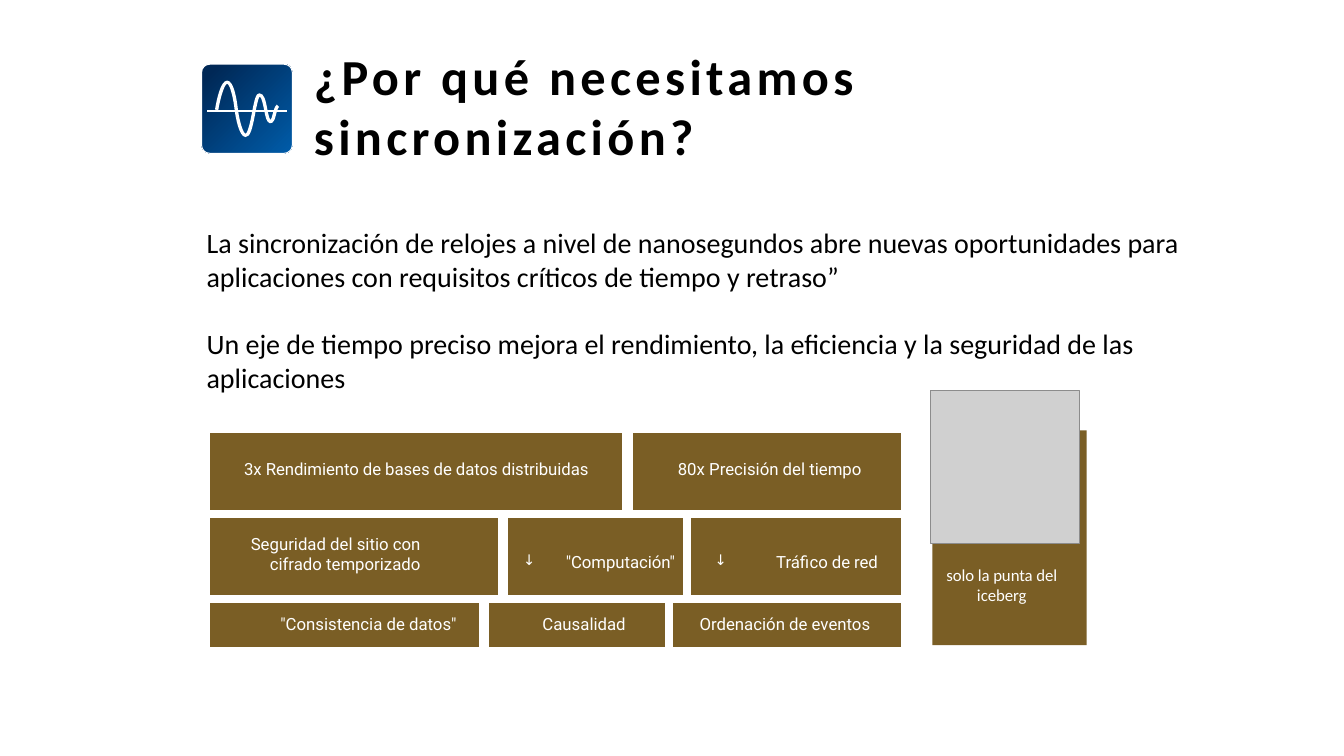
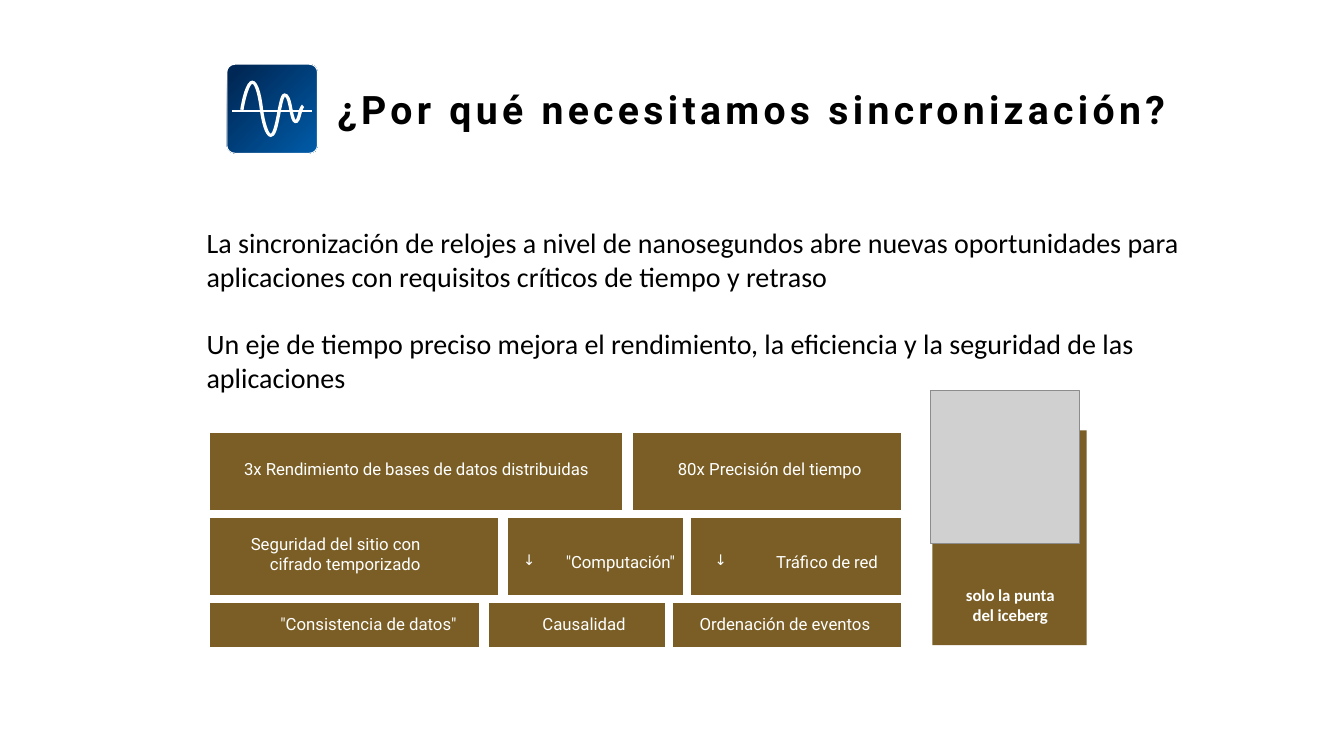
Before and after one commit to SiwaNetwork/QUANTUM, a slide deck: slide 2 of Time-Card/ДОКУМЕНТЫ/МАТЕРИАЛ СТАТЬИ/Синхронизация кейсы на испанском.pptx. Drawn at 1344x756 pixels with LibreOffice and Linux fonts; fonts in the diff are those of the drawing; grey boxes stand for pictures. Boxes give left, top, right and bottom in pixels: in the first picture for what was removed or moved away, otherwise in the second. Text is boxed around its words. In the diff, an @@ line names an element or a change of style, - is before the commit and + after.

```diff
--- a/Time-Card/ДОКУМЕНТЫ/МАТЕРИАЛ СТАТЬИ/Синхронизация кейсы на испанском.pptx
+++ b/Time-Card/ДОКУМЕНТЫ/МАТЕРИАЛ СТАТЬИ/Синхронизация кейсы на испанском.pptx
@@ title "¿Por qué necesitamos sincronización?": place and size @@
-title "¿Por qué necesitamos sincronización?" at [314,59,853,156]
+title "¿Por qué necesitamos sincronización?" at [238,233,399,254]
@@ title "¿Por qué necesitamos sincronización?" at [238,233,399,254]: size 36 to 28 pt, font Calibri to Roboto @@
@@ 3 freeform shapes: place and size @@
-3 freeform shapes at [202,65,292,153]
+3 freeform shapes at [227,65,318,153]
@@ text at [207,233,1179,292]: text changed @@
-La sincronización de relojes a nivel de nanosegundos abre nuevas oportunidades para aplicaciones con requisitos críticos de tiempo y retraso”
+La sincronización de relojes a nivel de nanosegundos abre nuevas oportunidades para aplicaciones con requisitos críticos de tiempo y retraso
@@ text "solo la punta del iceberg": place and size @@
-text "solo la punta del iceberg" at [946,569,1057,604]
+text "solo la punta del iceberg" at [966,589,1054,624]
@@ text "solo la punta del iceberg" at [966,589,1054,624]: bold on; indent changed; less space between paragraphs @@
```
Also in this commit, not shown: 24 other slides changed, 10 slides added, 12 slides removed.
